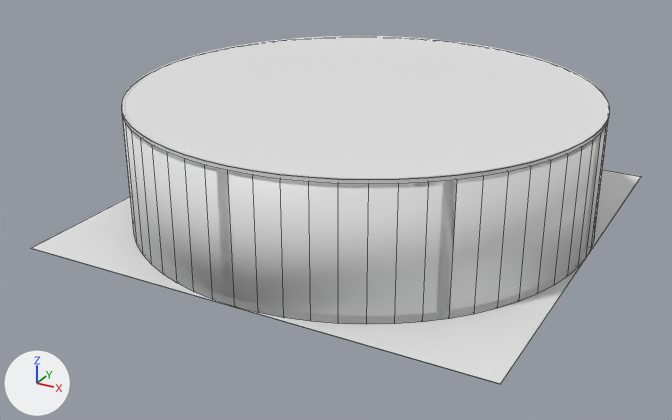
Two versions of the FBX model ProjectVSN/Assets/Models/scene.fbx, one commit apart.
One viewpoint serves both versions: a 50 mm camera at (17.3, -33.9, 16.6) aimed at (-0.5, -1.5, 0.4). Arrows for +X, +Y and +Z are at lower left; the lights stay in place. Mesh edges are drawn as thin lines on the coarser meshes. Where no turn or scale is listed for an object, it has been applied to the vertices.

The first picture shows 'Marco', 'Suelo', 'Techo', 'Ventana'.
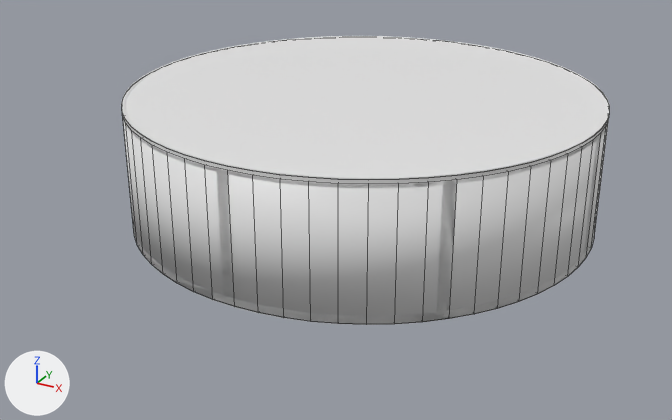
Where the change shows, as pixel boxes [x1, y1, x2, y2] in the pictures (672 x 420 px):
'Suelo', reshaped: before [31, 170, 641, 384]; after [135, 239, 594, 325]
part 1 of me_plane, added: after [135, 239, 594, 325]
part 2 of me_plane, deleted: before [31, 170, 641, 384]

What the commit changed:
me_plane is used by ob_suelo; location (0.0, 0.0, 0.0).
me_plane had 8 vertices, 6 faces and spanned x -10.0..10.0, y -10.0..10.0, z 0.0.
me_plane now has 128 vertices, 66 faces and spans x -10.0..10.0, y -10.0..10.0, z 0.0.
me_plane part 1: 128 vertices added at x -10.0..10.0, y -10.0..10.0, z 0.0.
me_plane part 2: 8 vertices removed from x -10.0..10.0, y -10.0..10.0, z 0.0.
